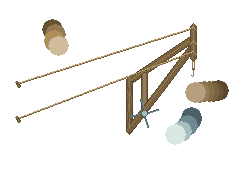
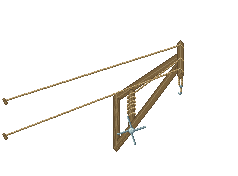
The second 238 x 176 image is a revision of the first. Changes to its layers:
removed layer "over chain" over [19, 19, 197, 119]
removed layer "lower chain" over [190, 40, 197, 77]
removed layer "iron" over [130, 99, 202, 145]
painted on "Harbour2.png" over [2, 23, 229, 152]
